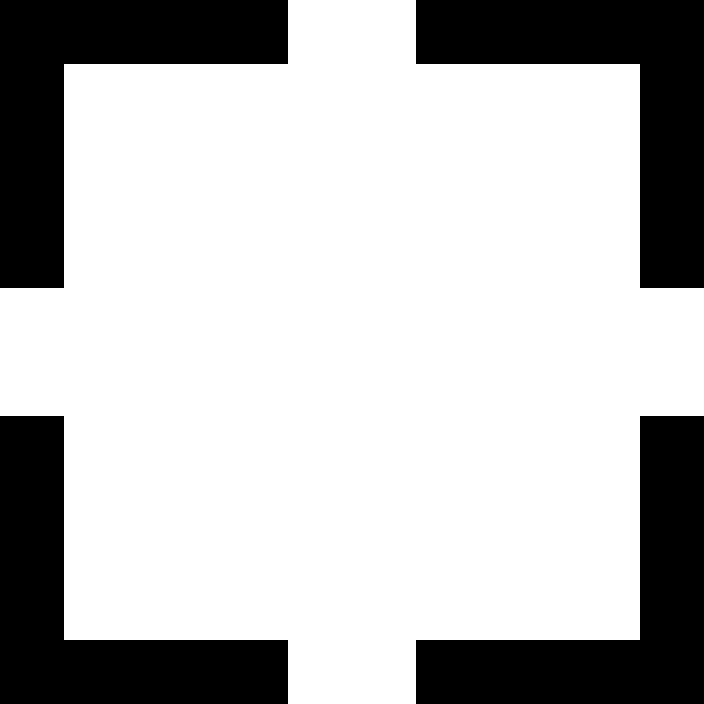
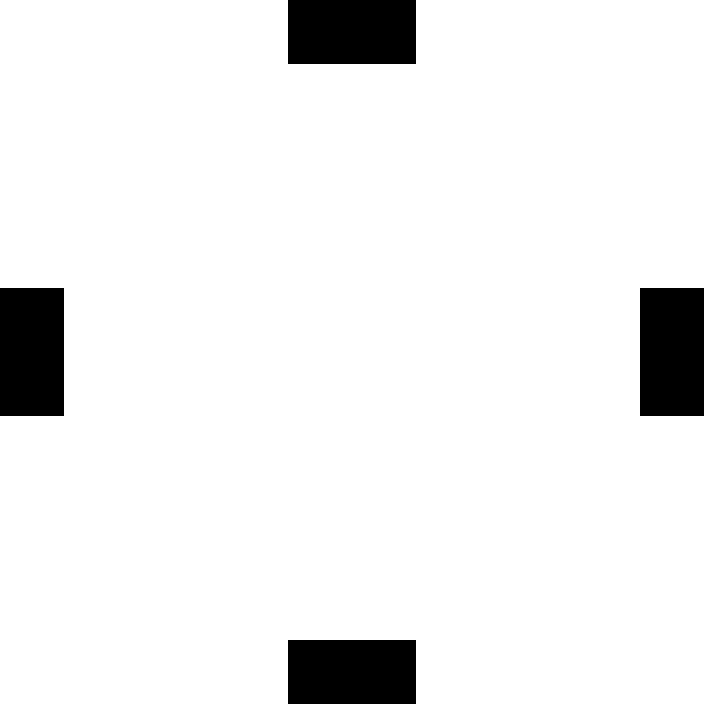
The second 704px x 704px image is a revision of the first. Changes to its layers:
removed layer "Object copy#2" over box(416, 416, 704, 704)
removed layer "Object copy#1" over box(0, 416, 288, 704)
removed layer "Object copy" over box(416, 0, 704, 288)
removed layer "Object" over box(0, 0, 288, 288)
painted on "Background" over box(288, 0, 416, 64)
added layer "Background copy#2" above "Background copy" over box(288, 640, 416, 704)
added layer "Background copy" above "Background copy#1" over box(640, 288, 704, 416)
added layer "Background copy#1" over box(0, 288, 64, 416)
